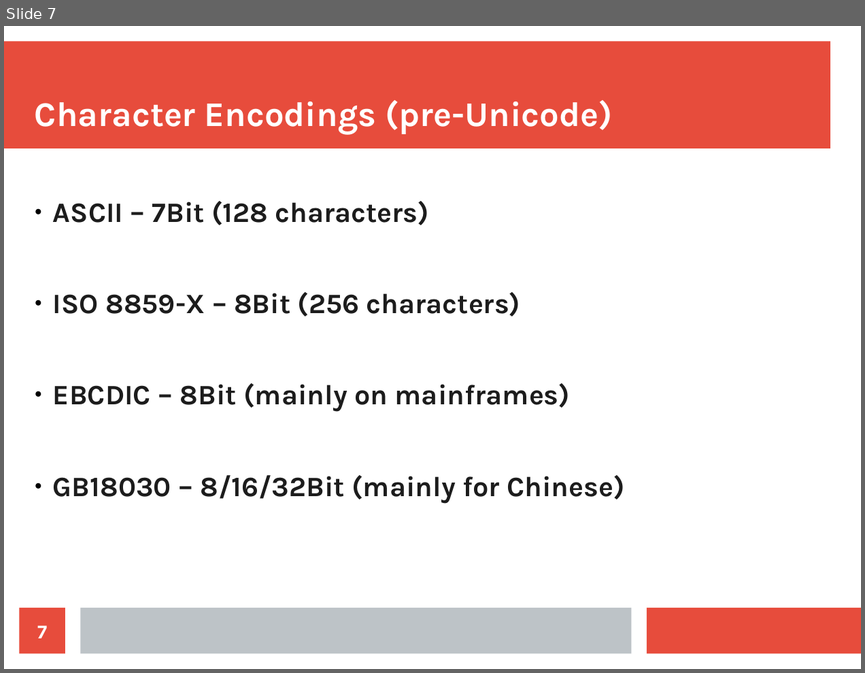
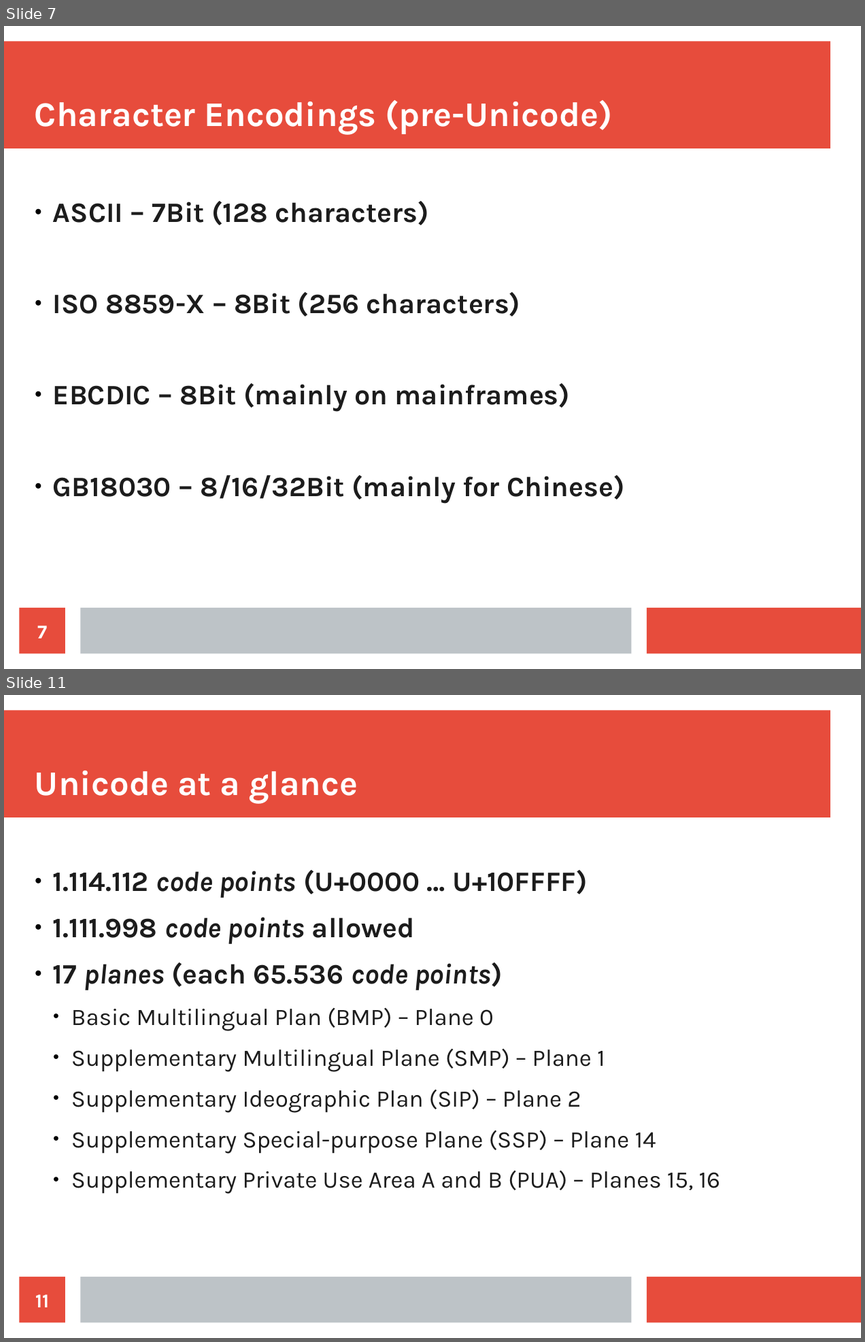
Before and after one commit to CPPUserGroups/Germany-Hamburg, a slide deck: unicode/slides.odp. Shown one above the other, each under a label of ours: slide 7 before the commit, slides 7 and 11 after it; the slides between them are not shown. The pictures are 865x673 and 865x1342 pixels, drawn with LibreOffice and Linux fonts; fonts in the diff are those of the drawing. Boxes give left, top, right and bottom in pixels: in the first picture for what was removed or moved away, otherwise in the second. Text is boxed around its words. In the diff, an @@ line names an element or a change of style, - is before the commit and + after.

```diff
--- a/unicode/slides.odp
+++ b/unicode/slides.odp
@@ slide 11 added at box(4, 695, 861, 1338), background #FFFFFF; not listed: 3 template elements that a slide beside it also shows @@
@@ title added at box(35, 770, 358, 803), 32 pt, text #FFFFFF, bold @@
+Unicode at a glance
@@ text added at box(53, 870, 720, 1193), 22 pt, text #1C1C1C @@
+● 1.114.112 code points (U+0000 … U+10FFFF)
+● 1.111.998 code points allowed
+● 17 planes (each 65.536 code points)
+  ● Basic Multilingual Plan (BMP) – Plane 0
+  ● Supplementary Multilingual Plane (SMP) – Plane 1
+  ● Supplementary Ideographic Plan (SIP) – Plane 2
+  ● Supplementary Special-purpose Plane (SSP) – Plane 14
+  ● Supplementary Private Use Area A and B (PUA) – Planes 15, 16
@@ page number added at box(20, 1276, 65, 1323), fill #E74C3C, 18 pt, text #FFFFFF, bold @@
+11
```
Also in this commit, not shown: 5 slides changed, 7 other slides added, 1 slide removed, 2 other files.
